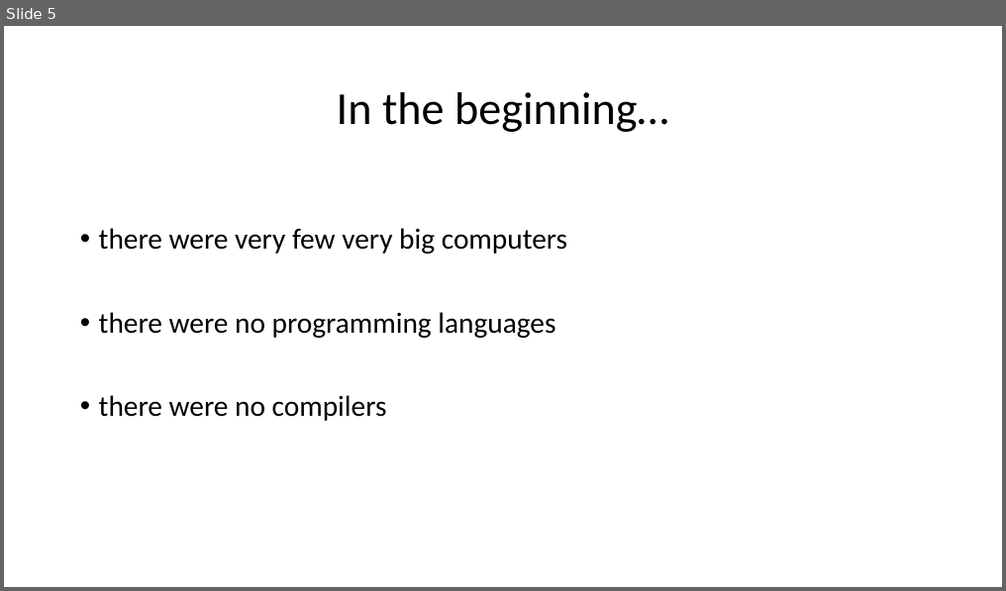
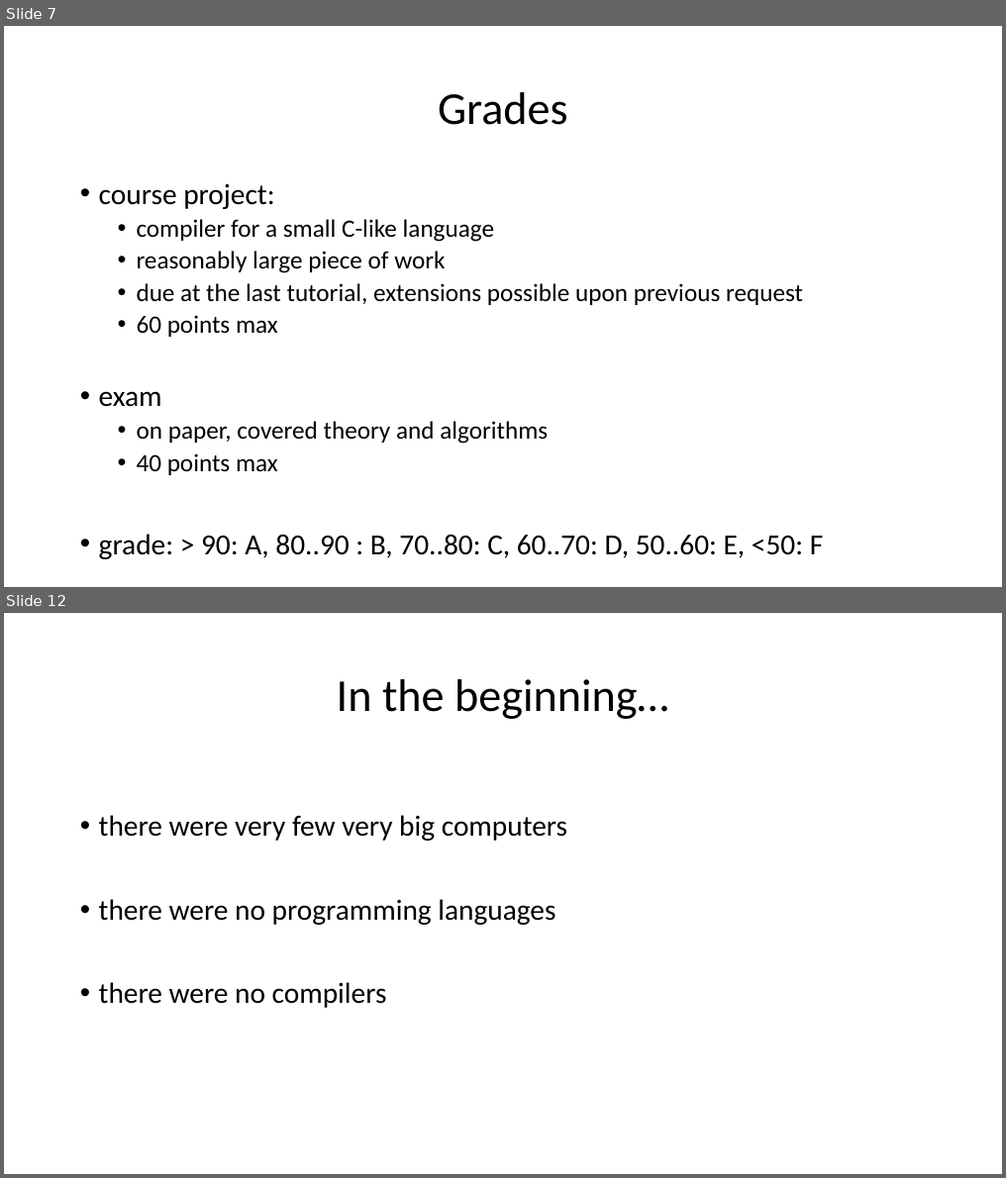
Before and after one commit to ganoliz/NI-GEN, a slide deck: media/NI-GEN-1.pptx. Shown one above the other, each under a label of ours: slide 5 before the commit, slides 7 and 12 after it; the slides between them are not shown. The pictures are 1006x591 and 1006x1178 pixels, drawn with LibreOffice and Linux fonts; fonts in the diff are those of the drawing. Boxes give left, top, right and bottom in pixels: in the first picture for what was removed or moved away, otherwise in the second. Text is boxed around its words. In the diff, an @@ line names an element or a change of style, - is before the commit and + after.

Commit message:
Schedule updated.
Project updated.

```diff
--- a/media/NI-GEN-1.pptx
+++ b/media/NI-GEN-1.pptx
@@ slide 7 added at (x1=4, y1=26, x2=1002, y2=587), background #FFFFFF @@
@@ title added at (x1=438, y1=92, x2=568, y2=125), 44 pt, text #000000 @@
+Grades
@@ text added at (x1=99, y1=183, x2=823, y2=560), 24 pt, text #000000 @@
+• course project:
+  • compiler for a small C-like language
+  • reasonably large piece of work
+  • due at the last tutorial, extensions possible upon previous request
+  • 60 points max
+• exam
+  • on paper, covered theory and algorithms
+  • 40 points max
+• grade: > 90: A, 80..90 : B, 70..80: C, 60..70: D, 50..60: E, <50: F
@@ what was slide 5 is now slide 12 @@
```
Also in this commit, not shown: 5 slides changed, 18 other slides added, 5 slides removed, 6 other files.
